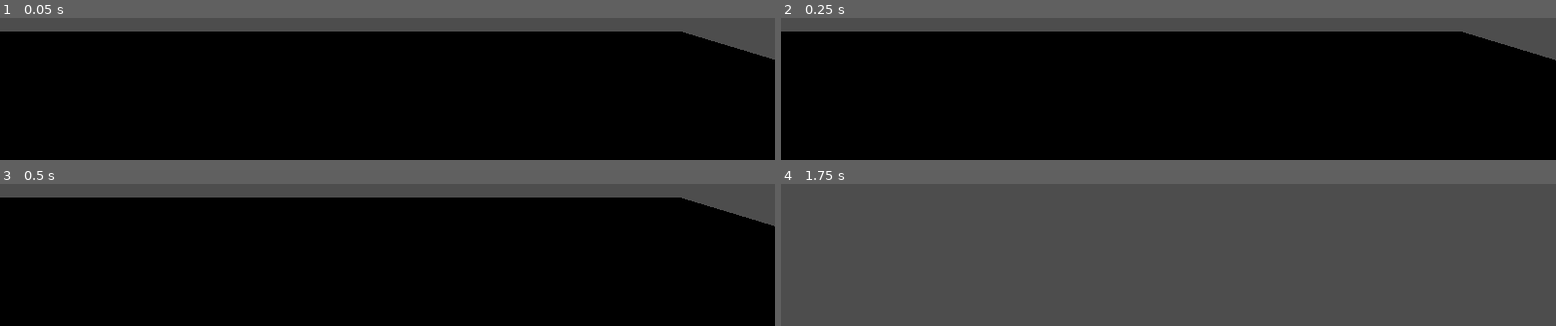
Above: before the commit, frames 1-4 (two rows, left to right).
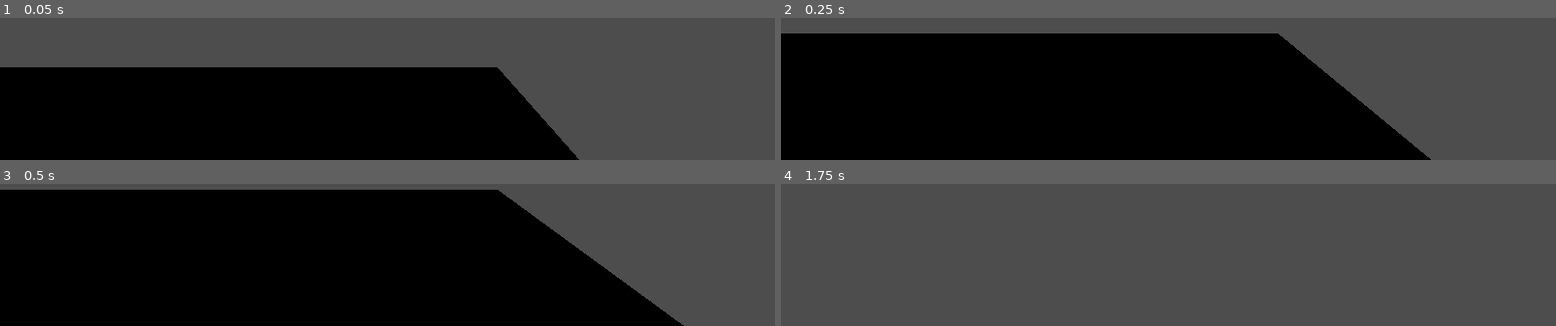
Above: after the commit, the same moments.

Repository: SKYNETTEDDRAGON/minesweeper_robot
Game: Godot game, scene res://Scenes/main.tscn
Same seed, same stepped clock (60 frames per second), same inputs: the game is played once before the commit and once after it.
Inputs (mouse positions are in pixels of both pictures, inside the frame that each line leads up to):
- Up to frame 1 (0.05 s): no input
- Up to frame 2 (0.25 s): no input
- Up to frame 3 (0.5 s): no input
- Up to frame 4 (1.75 s): tap Enter (ui_accept) at 0.5, 1.25 s; move the mouse to (outside the picture) at 0.52 s; hold W (move_forward) from 0.53 s (still down); tap Alt at 0.6 s; click (outside the picture) at 0.67 s; tap Space (jump) at 0.77, 1.52 s; move the mouse to (outside the picture) at 1.27 s; tap Shift at 1.35 s; click (outside the picture) at 1.42 s

The runs differ from the first frame. In frame 1, 44% of the frame differs, in the area x 0-100%, y 9-100%; in frame 2, 23%; in frame 3, 23%; in frame 4, nothing differs.

Commit message:
correct positioning of player

Diff:
--- a/Scenes/main.tscn
+++ b/Scenes/main.tscn
@@ -18,15 +18,15 @@
 [node name="StaticBody3D" type="StaticBody3D" parent="."]
 
 [node name="MeshInstance3D" type="MeshInstance3D" parent="StaticBody3D"]
-transform = Transform3D(5.828947, 0, 0, 0, 1, 0, 0, 0, 4.774821, 0, 0, 0)
+transform = Transform3D(5.828947, 0, 0, 0, 1, 0, 0, 0, 4.774821, -7.4324055, 0, -2.4424005)
 mesh = SubResource("BoxMesh_8gbba")
 
 [node name="MeshInstance3D2" type="MeshInstance3D" parent="StaticBody3D"]
-transform = Transform3D(5.828947, 0, 0, 0, 1, 0, 0, 0, 4.774821, 5.7682104, 0.070158005, 21.860472)
+transform = Transform3D(5.828947, 0, 0, 0, 1, 0, 0, 0, 4.774821, 28.647383, 0.070158005, 21.860472)
 mesh = SubResource("BoxMesh_8gbba")
 
 [node name="CollisionShape3D" type="CollisionShape3D" parent="StaticBody3D"]
-transform = Transform3D(5.6452317, 0, 0, 0, 1, 0, 0, 0, 4.797609, 0, 0, 0)
+transform = Transform3D(5.6452317, 0, 0, 0, 1, 0, 0, 0, 4.797609, -7.4324055, 0, -2.4424005)
 shape = SubResource("BoxShape3D_jjvhh")
 
 [node name="DirectionalLight3D" type="DirectionalLight3D" parent="."]
--- a/Scenes/player.tscn
+++ b/Scenes/player.tscn
@@ -8,6 +8,7 @@
 radius = 0.30566406
 
 [node name="Robot" type="CharacterBody3D"]
+transform = Transform3D(1, 0, 0, 0, 1, 0, 0, 0, 1, -5.5325294, 1.6664951, -2.2132828)
 script = ExtResource("1_v0iea")
 
 [node name="MeshInstance3D" type="MeshInstance3D" parent="."]
--- a/Scenes/playermove.gd
+++ b/Scenes/playermove.gd
@@ -1,18 +1,13 @@
 extends CharacterBody3D
-
 @export var speed: float = 5.0
 @export var jump_velocity: float = 4.5
 @export var mouse_sensitivity: float = 0.003
-
 var gravity = ProjectSettings.get_setting("physics/3d/default_gravity")
 var is_alive = true
-
 @onready var camera = $Camera3D
-
 func _ready():
 	add_to_group("player")
 	Input.mouse_mode = Input.MOUSE_MODE_CAPTURED
-
 func _input(event):
 	if not is_alive:
 		return
@@ -25,6 +20,9 @@
 	if event.is_action_pressed("ui_cancel"):
 		Input.mouse_mode = Input.MOUSE_MODE_VISIBLE
 
+	# Right-click to mark tiles
+	if event is InputEventMouseButton and event.button_index == MOUSE_BUTTON_RIGHT and event.pressed:
+		raycast_tile()
 func _physics_process(delta):
 	if not is_alive:
 		# Apply gravity when dead
@@ -70,7 +68,19 @@
 
 	# Check if stepped on a tile
 	check_tile_collision()
+func raycast_tile():
+	var space_state = get_world_3d().direct_space_state
+	var from = camera.global_position
+	var to = from + -camera.global_transform.basis.z * 100
 
+	var query = PhysicsRayQueryParameters3D.create(from, to)
+	var result = space_state.intersect_ray(query)
+
+	if result and result.collider and result.collider.is_in_group("tiles"):
+		var tile = result.collider
+		# Call a method to mark the tile green
+		if tile.has_method("mark_green"):
+			tile.mark_green()
 func check_tile_collision():
 	for i in get_slide_collision_count():
 		var collision = get_slide_collision(i)
@@ -81,7 +91,6 @@
 			if is_on_floor() and velocity.y <= 0:
 				if collider.has_signal("tile_clicked") and not collider.is_revealed:
 					collider.tile_clicked.emit(collider.grid_x, collider.grid_z)
-
 func die():
 	if not is_alive:
 		return
